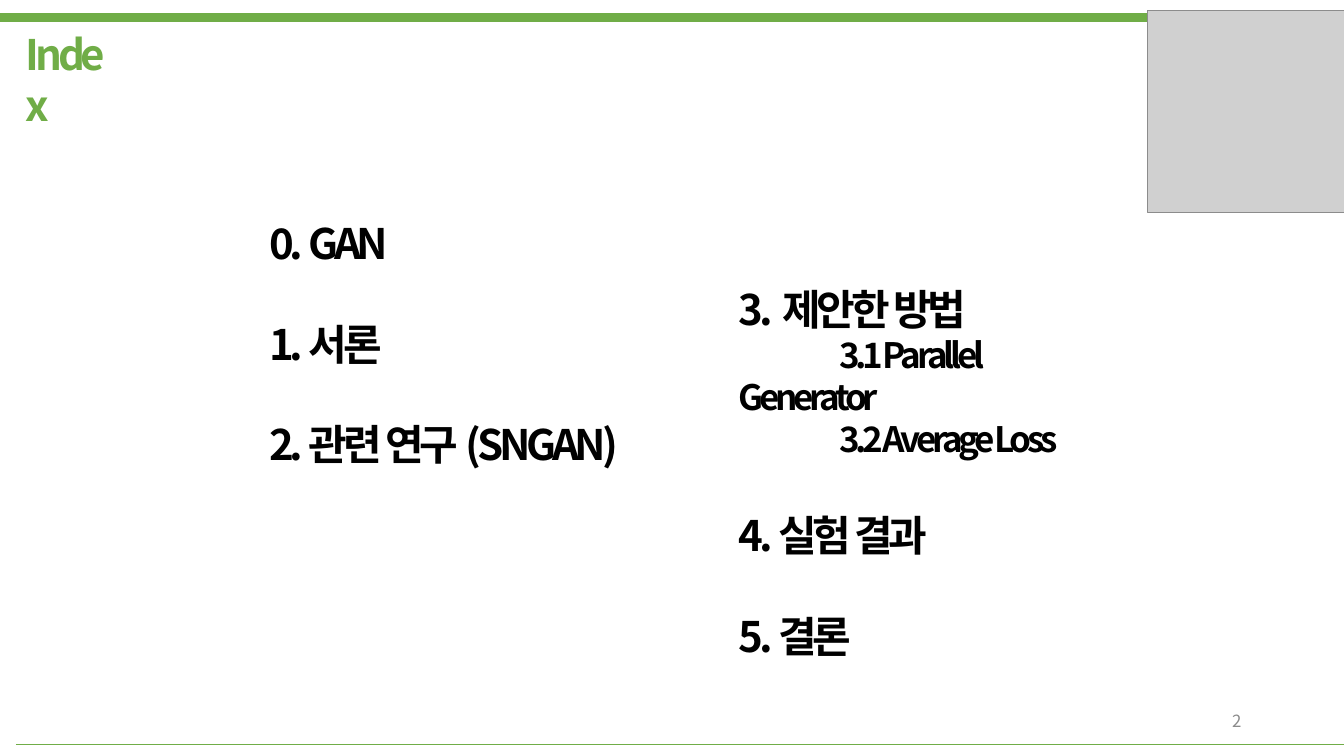
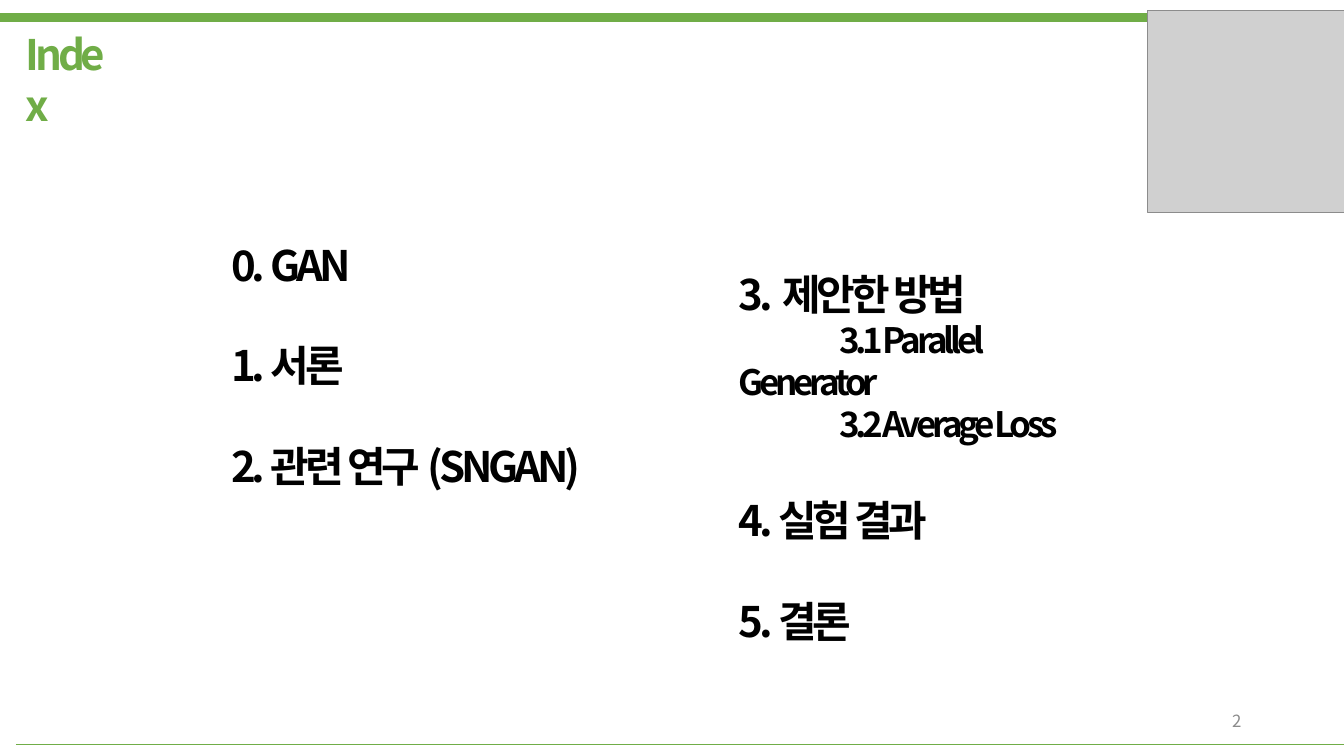
Before and after one commit to bumcoding/GAN_Indicators, a slide deck: slide 2 of PGGAN 발표.pptx. Drawn at 1344x756 pixels with LibreOffice and Linux fonts; fonts in the diff are those of the drawing; grey boxes stand for pictures. Boxes give left, top, right and bottom in pixels: in the first picture for what was removed or moved away, otherwise in the second. Text is boxed around its words. In the diff, an @@ line names an element or a change of style, - is before the commit and + after.

```diff
--- a/PGGAN 발표.pptx
+++ b/PGGAN 발표.pptx
@@ text "0. GAN": place and size @@
-text "0. GAN" at (269,227,618,469)
+text "0. GAN" at (231,249,580,491)
@@ text "3. 제안한 방법": place and size @@
-text "3. 제안한 방법" at (738,289,1058,656)
+text "3. 제안한 방법" at (738,274,1058,641)
```
Also in this commit, not shown: 1 other file.
